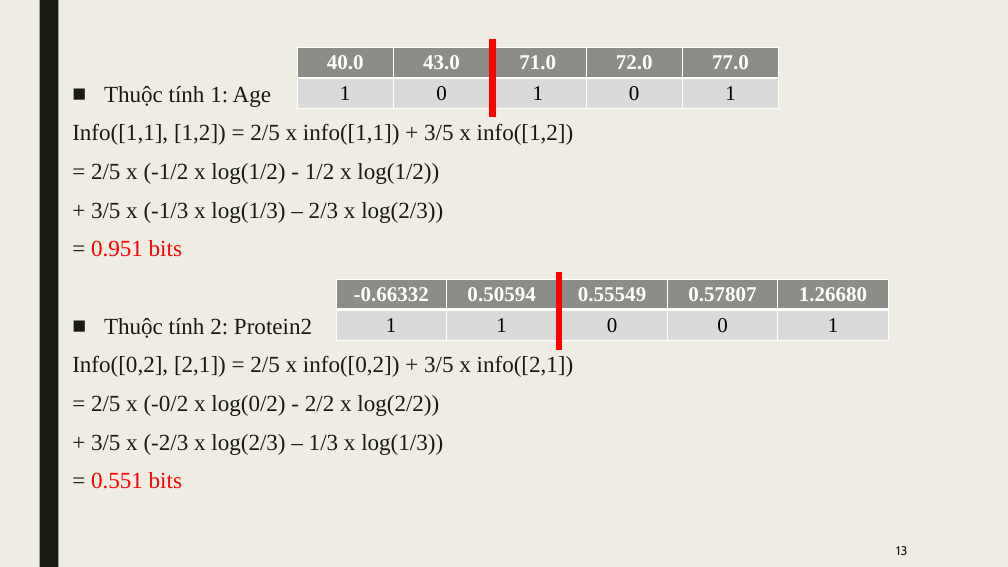
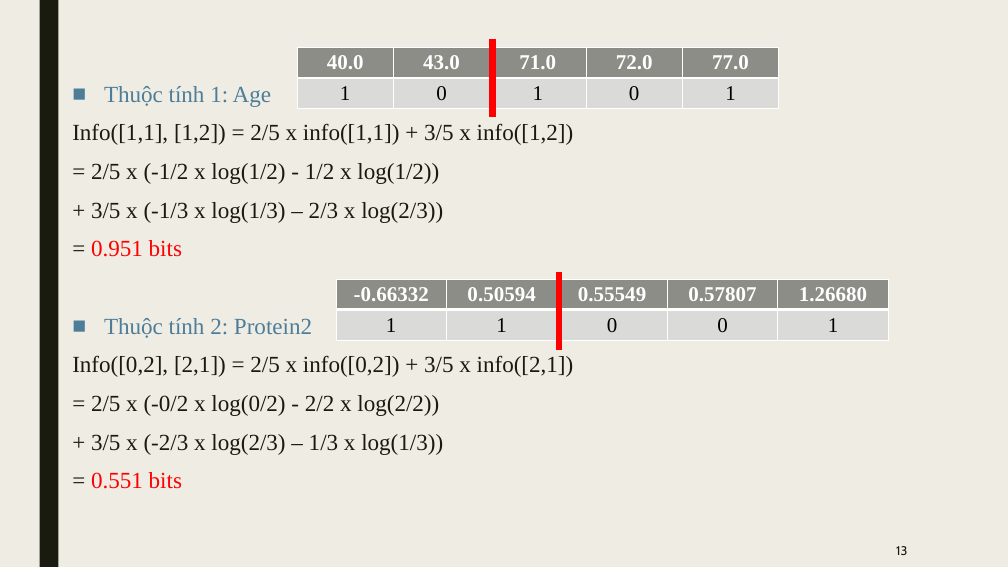
Before and after one commit to eamunt/Machine-learning-Github, a slide deck: slide 13 of Real_Breast_Cancer_Data.pptx. Drawn at 1008x567 pixels with LibreOffice and Linux fonts; fonts in the diff are those of the drawing. Boxes give left, top, right and bottom in pixels: in the first picture for what was removed or moved away, otherwise in the second. Text is boxed around its words. In the diff, an @@ line names an element or a change of style, - is before the commit and + after.

```diff
--- a/Real_Breast_Cancer_Data.pptx
+++ b/Real_Breast_Cancer_Data.pptx
@@ text at [104,86,312,338]: text colour #191B0E to #4D7D99 in "Thuộc tính 1: Age", "Thuộc tính 2: Protein2" @@
```
Also in this commit, not shown: 13 other slides changed.
